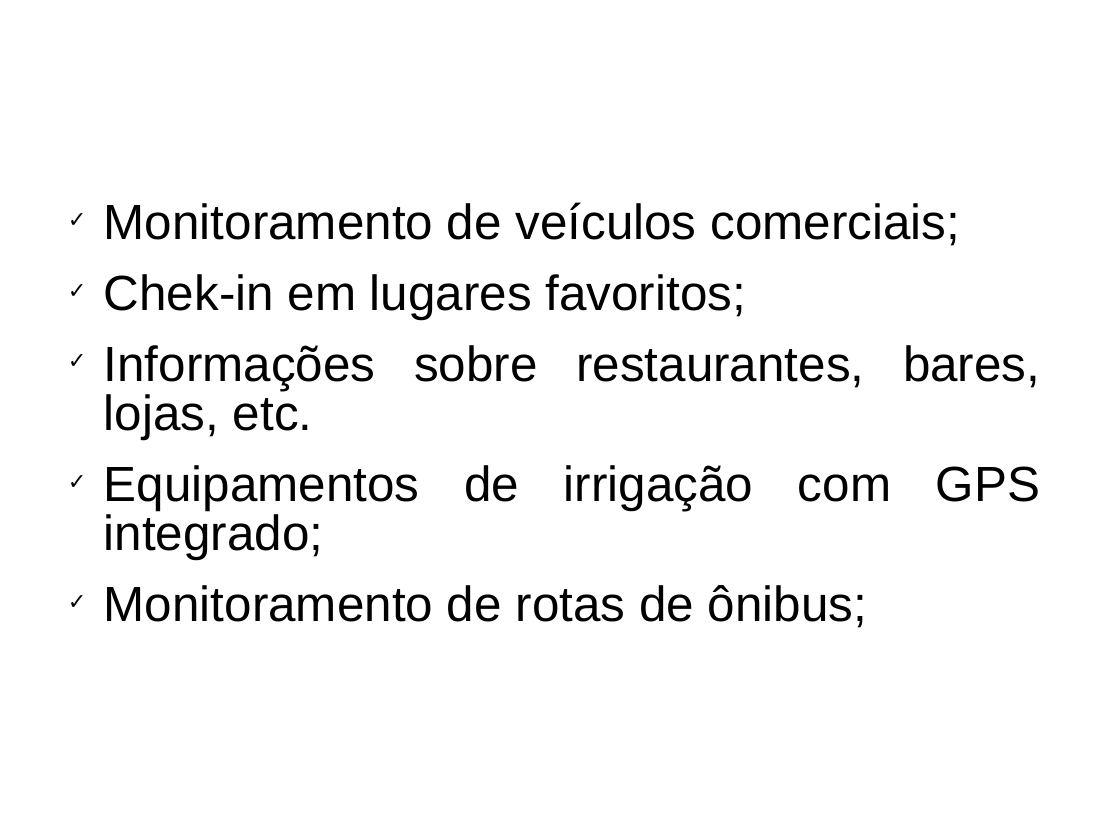
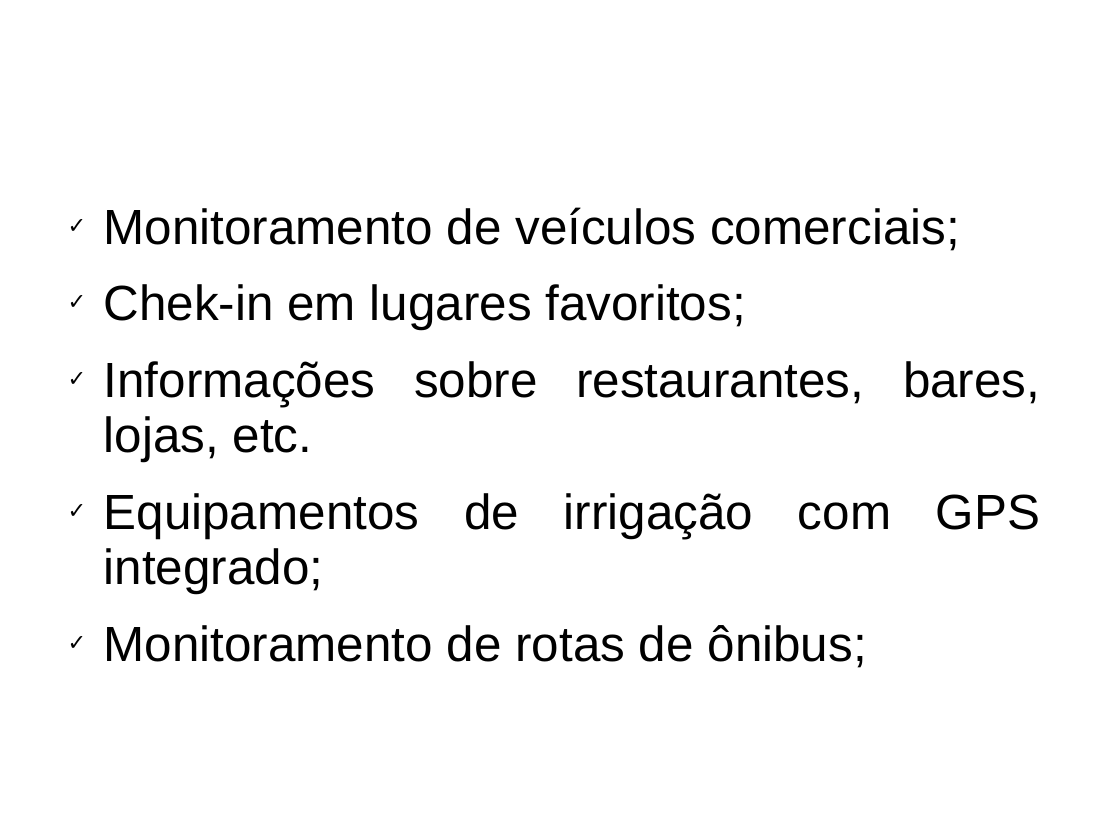
Before and after one commit to paulovf/prog_dispositivos_moveis, a slide deck: slide 8 of geolocalizacao/slide/geolocalizacao.ppt. Drawn at 1120x840 pixels with LibreOffice and Linux fonts; fonts in the diff are those of the drawing; background and template pictures are left out. Boxes give left, top, right and bottom in pixels: in the first picture for what was removed or moved away, otherwise in the second. Text is boxed around its words. In the diff, an @@ line names an element or a change of style, - is before the commit and + after.

```diff
--- a/geolocalizacao/slide/geolocalizacao.ppt
+++ b/geolocalizacao/slide/geolocalizacao.ppt
@@ text "Monitoramento de veículos comerciais;" at (104, 207, 1040, 668): line spacing 0.83 to 0.93 @@
```
Also in this commit, not shown: 3 other slides changed.
